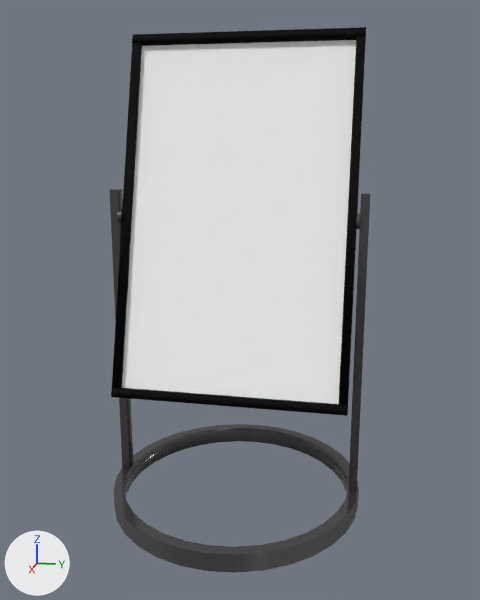
The glTF model public/models/Mirror/Mirror.glb, before and after one commit.
Before and after are seen from a 50 mm lens placed at (2.66, 0.52, 1.57), pointed at (0.02, -0.01, 0.91). Every picture has the same lights, and +X, +Y and +Z are marked at lower left. Where no turn or scale is listed for an object, it has been applied to the vertices.
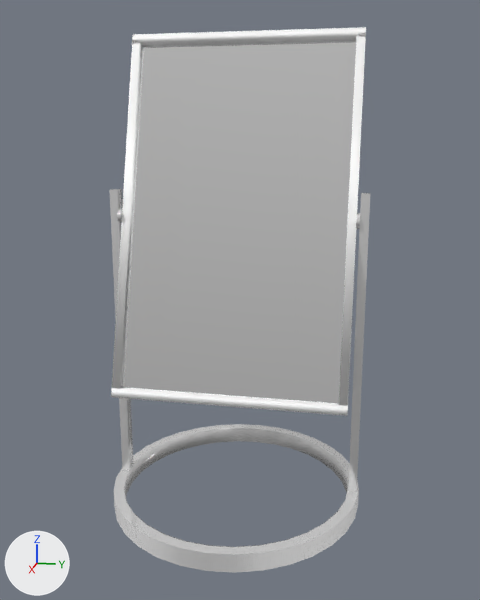
What differs and where, as boxes (x1, y1, x2, y2) in the pictures (480 x 600 px):
'lustro', recoloured (white to grey): (122, 40, 356, 404) in both
'Podstawa', recoloured (black to grey): (110, 189, 370, 573) in both
'Cube.002', recoloured (black to white): (111, 27, 366, 416) in both
'Circle', recoloured: (119, 209, 122, 223) in both
'Circle.003', recoloured: (358, 213, 360, 229) in both
'Circle.001', recoloured: (356, 213, 359, 229) in both
'Circle.002', recoloured: (117, 208, 122, 223) in both

The change in detail:
Material 'Material.001' (mat_material_001) changes colour from dark grey #5a5a5a to white #ffffff; in linear values from (0.102, 0.102, 0.102) to (1.0, 1.0, 1.0).
Material 'Ramka.001' (mat_ramka_001) changes colour from black #000000 to white #ffffff; in linear values from (0.0, 0.0, 0.0) to (1.0, 1.0, 1.0).
Material 'Material.002' (mat_material_002) is new.
Its base color is (1.0, 1.0, 1.0) (white #ffffff).
Its metallic is 1.0.
Its roughness is 0.0.
me_plane has 4 vertices, 2 faces and spans x -0.2..0.2, y -0.461..0.461, z -0.704..0.704.
me_plane no longer uses material mat_material (white #ffffff).
me_plane now uses material mat_material_002 (white #ffffff).
